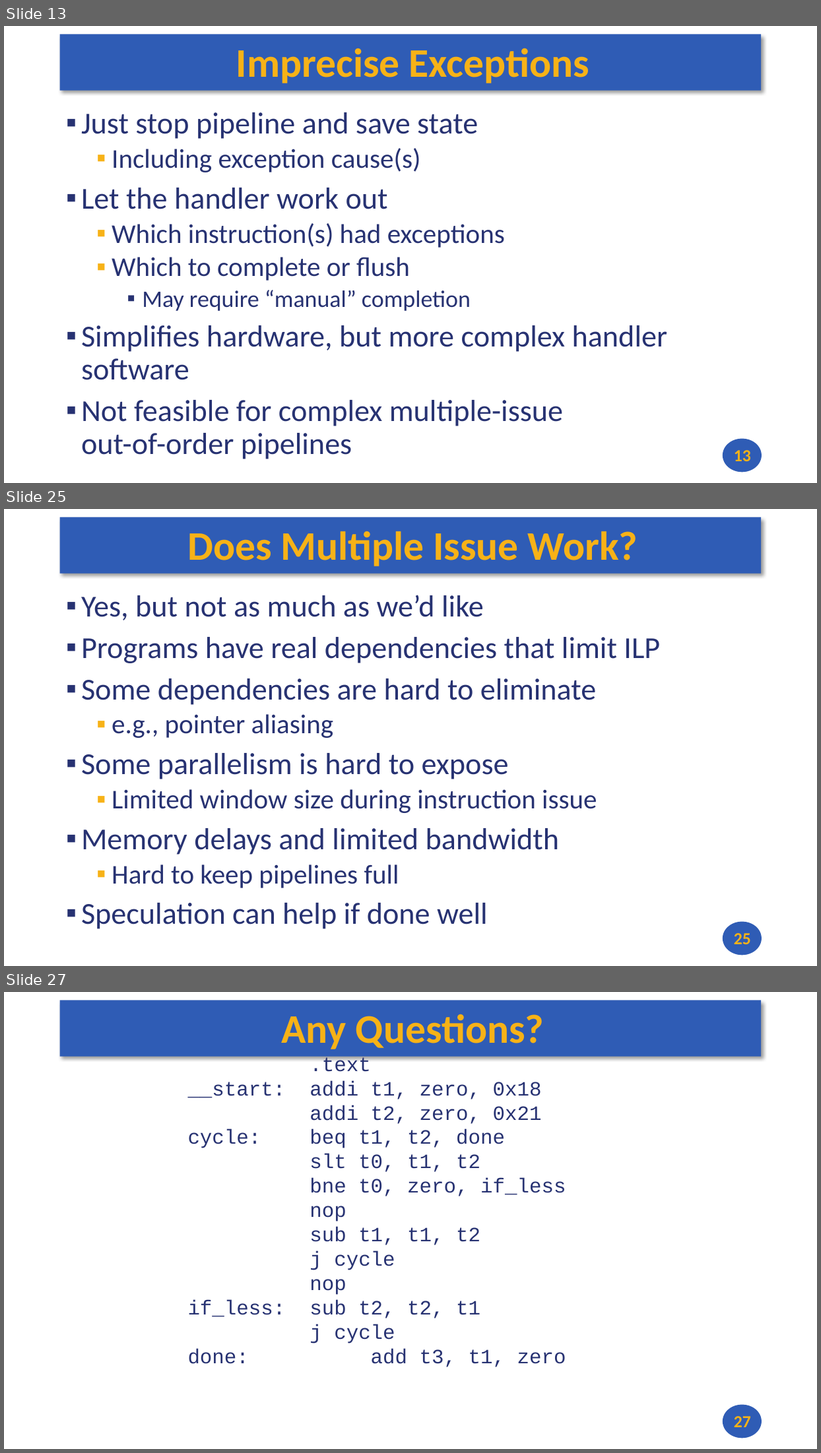
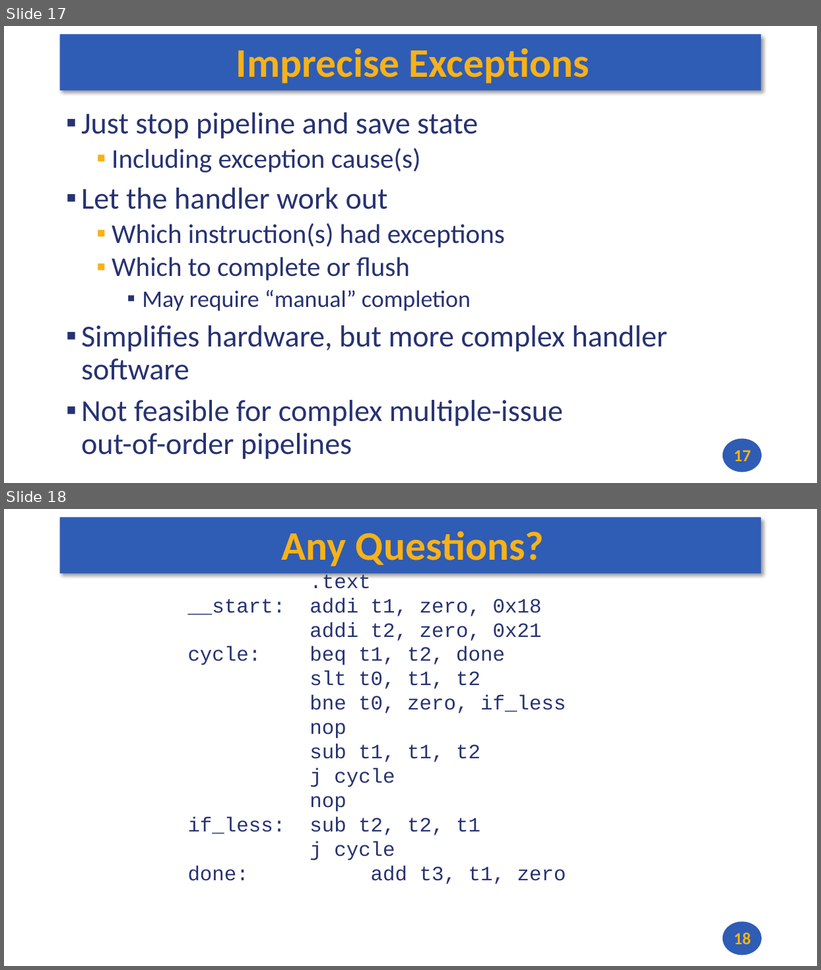
Before and after one commit to andrewt0301/hse-acos-course, a slide deck: docs/part1ca/10_Exceptions/CA_Lecture_10.pptx. Shown one above the other, each under a label of ours: slides 13, 25 and 27 before the commit, slides 17 and 18 after it; the slides between them are not shown. The pictures are 821x1453 and 821x970 pixels, drawn with LibreOffice and Linux fonts; fonts in the diff are those of the drawing. Boxes give left, top, right and bottom in pixels: in the first picture for what was removed or moved away, otherwise in the second. Text is boxed around its words. In the diff, an @@ line names an element or a change of style, - is before the commit and + after.

```diff
--- a/docs/part1ca/10_Exceptions/CA_Lecture_10.pptx
+++ b/docs/part1ca/10_Exceptions/CA_Lecture_10.pptx
@@ slide 25 removed at (4,509,817,966), background #FFFFFF; not listed: 2 template elements that a slide beside it also shows @@
@@ title removed at (187,531,638,566) @@
-Does Multiple Issue Work?
@@ text removed at (81,595,660,929) @@
-▪ Yes, but not as much as we’d like
-▪ Programs have real dependencies that limit ILP
-▪ Some dependencies are hard to eliminate
-  ▪ e.g., pointer aliasing
-▪ Some parallelism is hard to expose
-  ▪ Limited window size during instruction issue
-▪ Memory delays and limited bandwidth
-  ▪ Hard to keep pipelines full
-▪ Speculation can help if done well
@@ page number removed at (734,933,751,945) @@
-25
@@ what was slide 13 is now slide 17 @@
@@ page number at (734,450,751,462): text changed @@
-13
+17
@@ what was slide 27 is now slide 18 @@
@@ page number at (734,933,751,945): text changed @@
-27
+18
```
Also in this commit, not shown: 5 slides changed, 4 slides added, 12 other slides removed, 2 other files.
